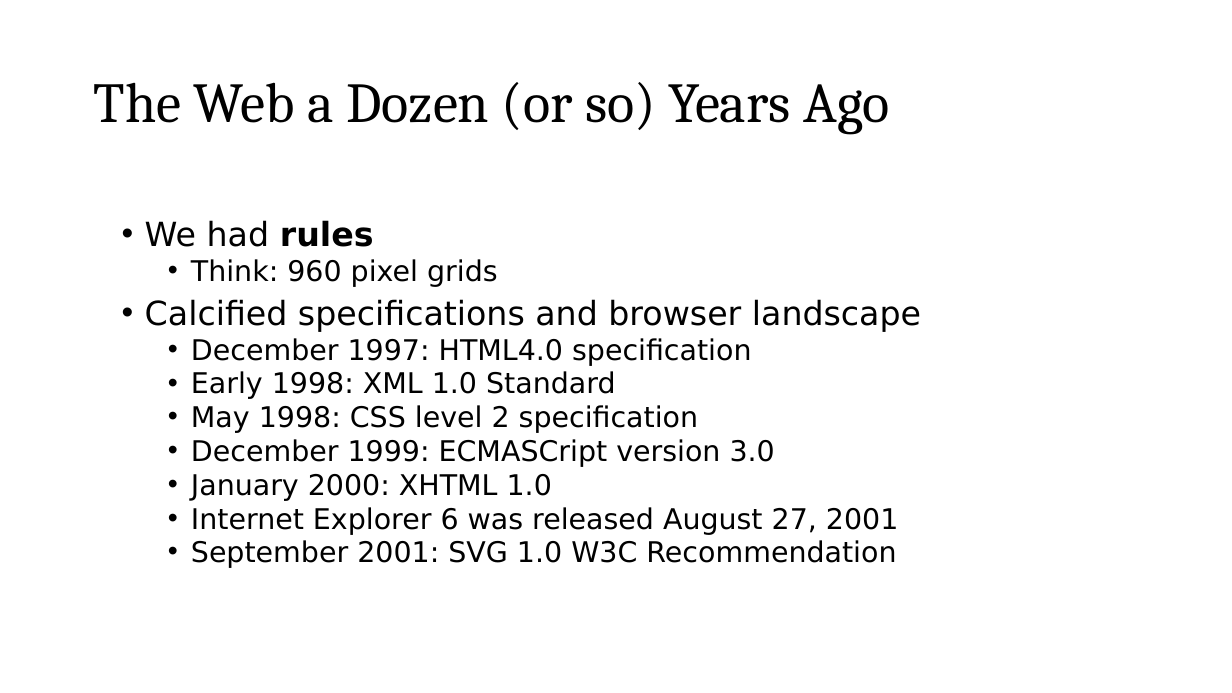
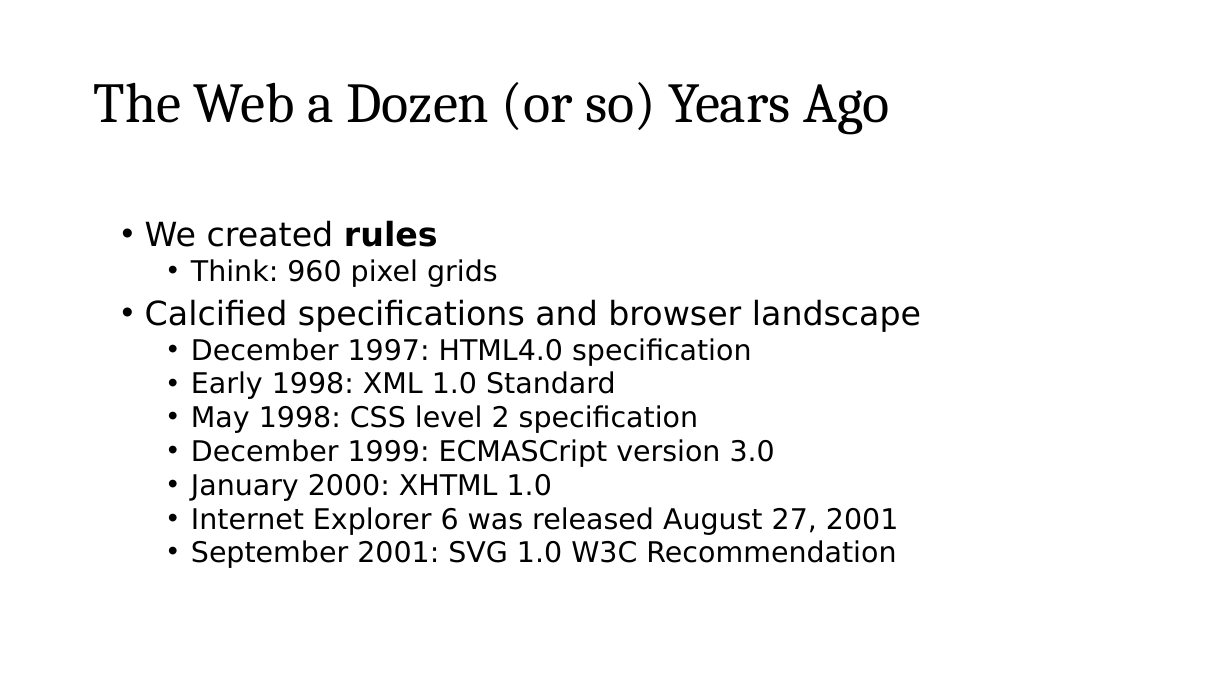
Before and after one commit to roblarsen/rob-larsen-presentations, a slide deck: slide 4 of wild-world-web.pptx. Drawn at 1232x693 pixels with LibreOffice and Linux fonts; fonts in the diff are those of the drawing; background and template pictures are left out. Boxes give left, top, right and bottom in pixels: in the first picture for what was removed or moved away, otherwise in the second. Text is boxed around its words. In the diff, an @@ line names an element or a change of style, - is before the commit and + after.

```diff
--- a/wild-world-web.pptx
+++ b/wild-world-web.pptx
@@ text at <box>145,220,438,247</box>: text changed @@
-• We had rules
+• We created rules
```
Also in this commit, not shown: 6 other slides changed, 4 slides added, 2 slides removed.
